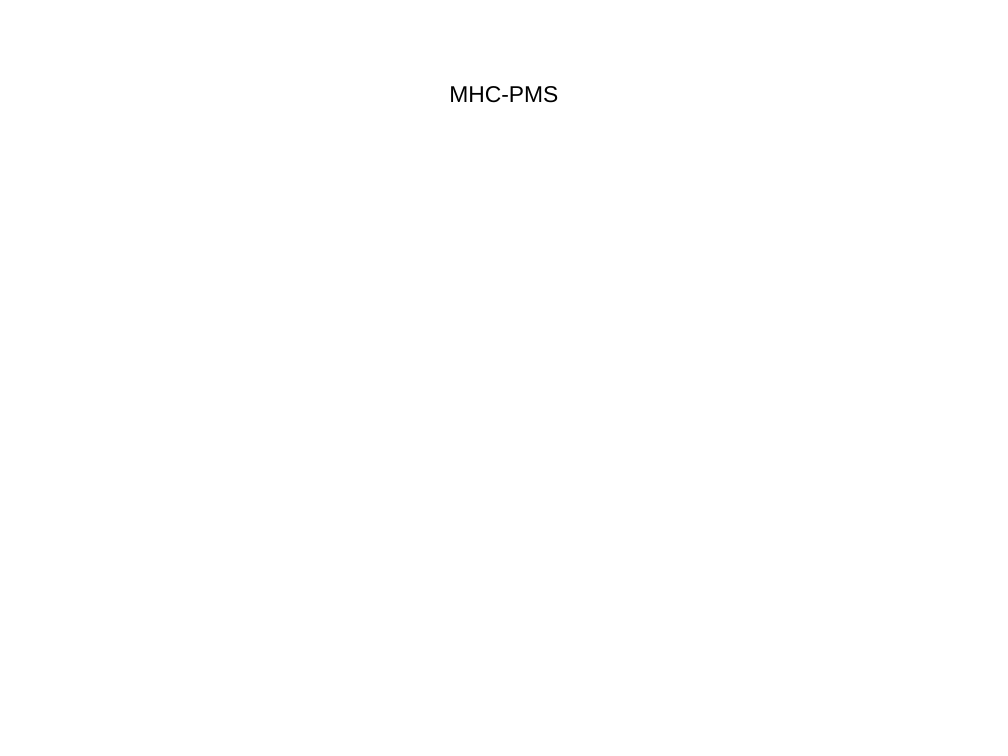
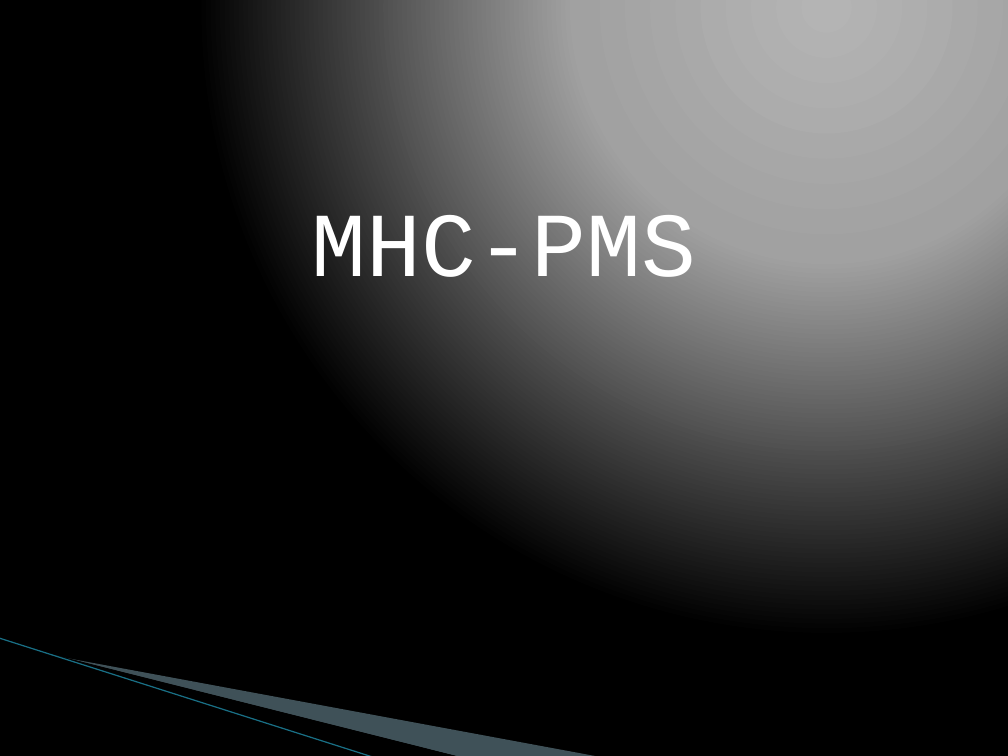
Before and after one commit to andef4/ch.bfh.bti7081.s2013.blue, a slide deck: slide 1 of doc/task01/praesi.pptx. Drawn at 1008x756 pixels with LibreOffice and Linux fonts; fonts in the diff are those of the drawing; background and template pictures are left out. Boxes give left, top, right and bottom in pixels: in the first picture for what was removed or moved away, otherwise in the second. Text is boxed around its words. In the diff, an @@ line names an element or a change of style, - is before the commit and + after.

```diff
--- a/doc/task01/praesi.pptx
+++ b/doc/task01/praesi.pptx
@@ background #FFFFFF to gradient #B4B4B4 to #A2A2A2 to #000000 @@
@@ text "MHC-PMS": place and size @@
-text "MHC-PMS" at (449, 86, 558, 103)
+text "MHC-PMS" at (312, 210, 696, 301)
@@ text "MHC-PMS" at (312, 210, 696, 301): size 18 to 72 pt, font Arial to Courier New, text colour #000000 to #FFFFFF @@
@@ line added from (0, 638) to (374, 756), #97C5D8 0.95 pt @@
@@ freeform shape added at (54, 655, 461, 756), fill #000000 @@
@@ freeform shape added at (55, 656, 600, 756), fill #A0CBDC at 40% opacity @@
```
Also in this commit, not shown: 3 other slides changed, 1 slide added, 1 slide removed, 1 other file.
